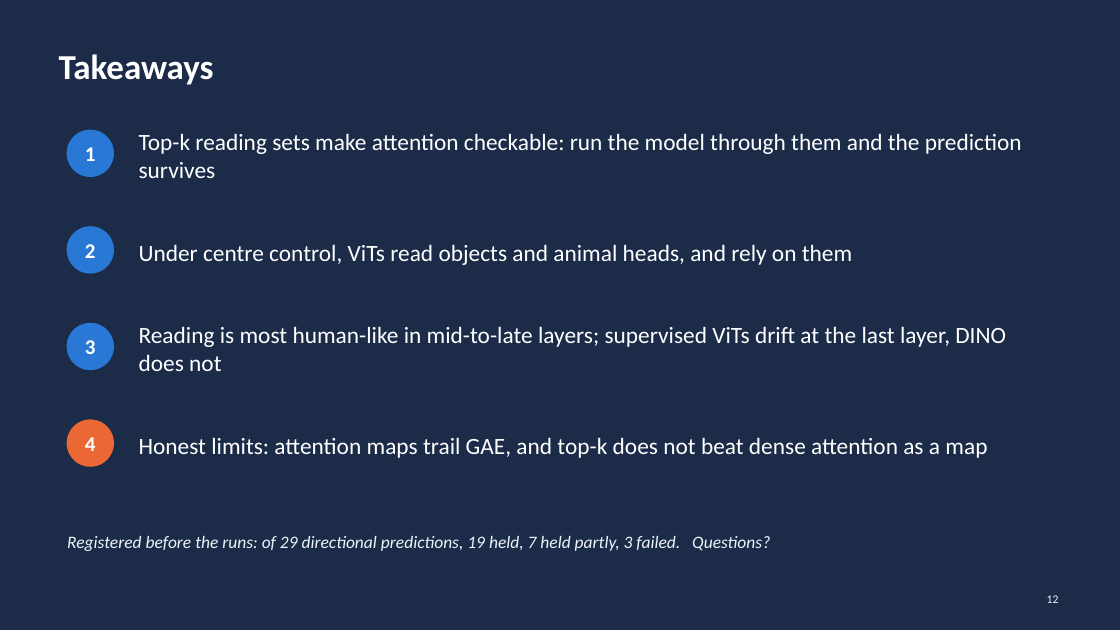
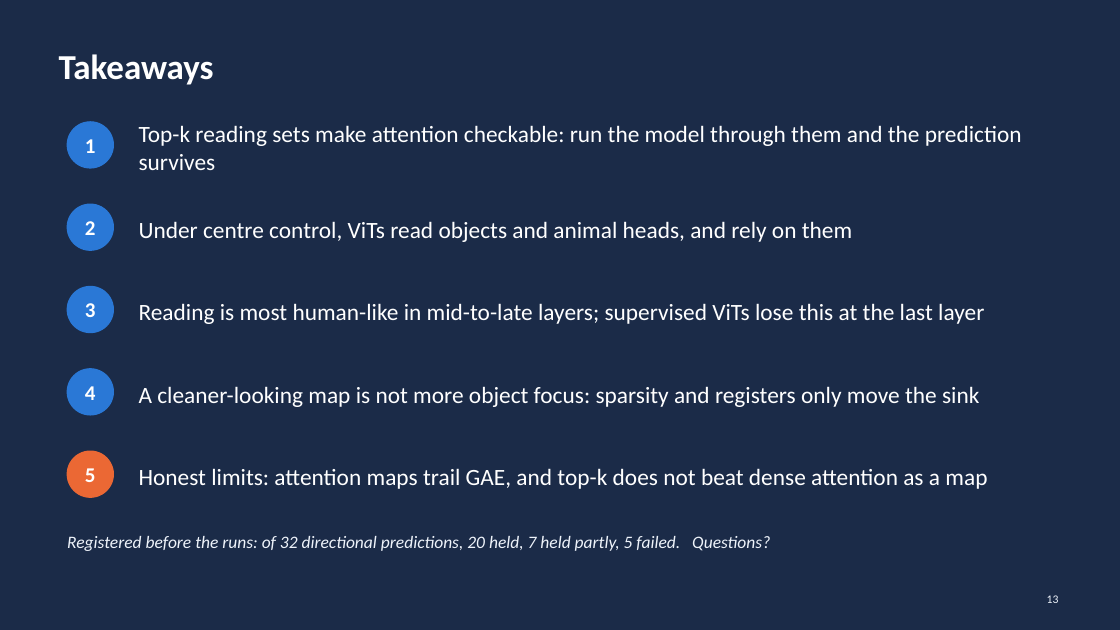
Before and after one commit to hhuang999/MITA-VIT, a slide deck: slide 13 of slides/mita_probe_talk.pptx (slide 12 before the commit). Drawn at 1120x630 pixels with LibreOffice and Linux fonts; fonts in the diff are those of the drawing. Boxes give left, top, right and bottom in pixels: in the first picture for what was removed or moved away, otherwise in the second. Text is boxed around its words. In the diff, an @@ line names an element or a change of style, - is before the commit and + after.

```diff
--- a/slides/mita_probe_talk.pptx
+++ b/slides/mita_probe_talk.pptx
@@ 2 texts, 1 ellipse: place and size @@
-2 texts, 1 ellipse at [67, 130, 1022, 178]
+2 texts, 1 ellipse at [67, 122, 1022, 170]
@@ text "2": place and size @@
-text "2" at [85, 244, 96, 258]
+text "2" at [85, 221, 96, 235]
@@ ellipse: place and size @@
-ellipse at [67, 227, 113, 273]
+ellipse at [67, 204, 113, 250]
@@ text "Under centre control, ViTs read ...": place and size @@
-text "Under centre control, ViTs read ..." at [139, 244, 852, 265]
+text "Under centre control, ViTs read ..." at [139, 221, 852, 242]
@@ text "3": place and size @@
-text "3" at [85, 340, 96, 354]
+text "3" at [85, 303, 96, 317]
@@ ellipse: place and size @@
-ellipse at [67, 323, 113, 370]
+ellipse at [67, 287, 113, 333]
@@ text at [139, 303, 984, 324]: text changed @@
-Reading is most human-like in mid-to-late layers; supervised ViTs drift at the last layer, DINO does not
+Reading is most human-like in mid-to-late layers; supervised ViTs lose this at the last layer
@@ text "4": place and size @@
-text "4" at [85, 437, 96, 451]
+text "4" at [85, 386, 96, 400]
@@ ellipse: place and size @@
-ellipse at [67, 420, 113, 466]
+ellipse at [67, 369, 113, 415]
@@ ellipse at [67, 369, 113, 415]: fill #EB6834 to #2A78D6; outline #EB6834 1 pt to #2A78D6 1 pt @@
@@ text added at [139, 386, 979, 407], 20 pt, text #FFFFFF @@
+A cleaner-looking map is not more object focus: sparsity and registers only move the sink
@@ text "Honest limits: attention maps trail ...": place and size @@
-text "Honest limits: attention maps trail ..." at [139, 437, 987, 458]
+text "Honest limits: attention maps trail ..." at [139, 468, 987, 489]
@@ ellipse added at [67, 451, 113, 497], fill #EB6834, outline #EB6834 1 pt @@
@@ text added at [85, 468, 96, 482], 18 pt, text #FFFFFF, bold @@
+5
@@ text at [67, 536, 770, 551]: text changed @@
-Registered before the runs: of 29 directional predictions, 19 held, 7 held partly, 3 failed. Questions?
+Registered before the runs: of 32 directional predictions, 20 held, 7 held partly, 5 failed. Questions?
```
Also in this commit, not shown: 1 other slide changed, 1 slide added, 2 other files.
